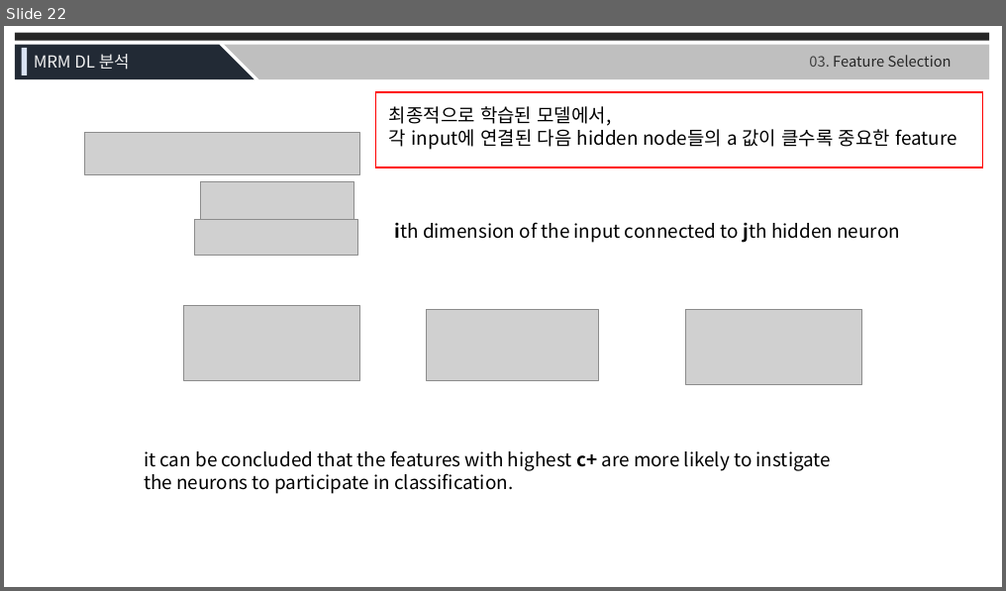
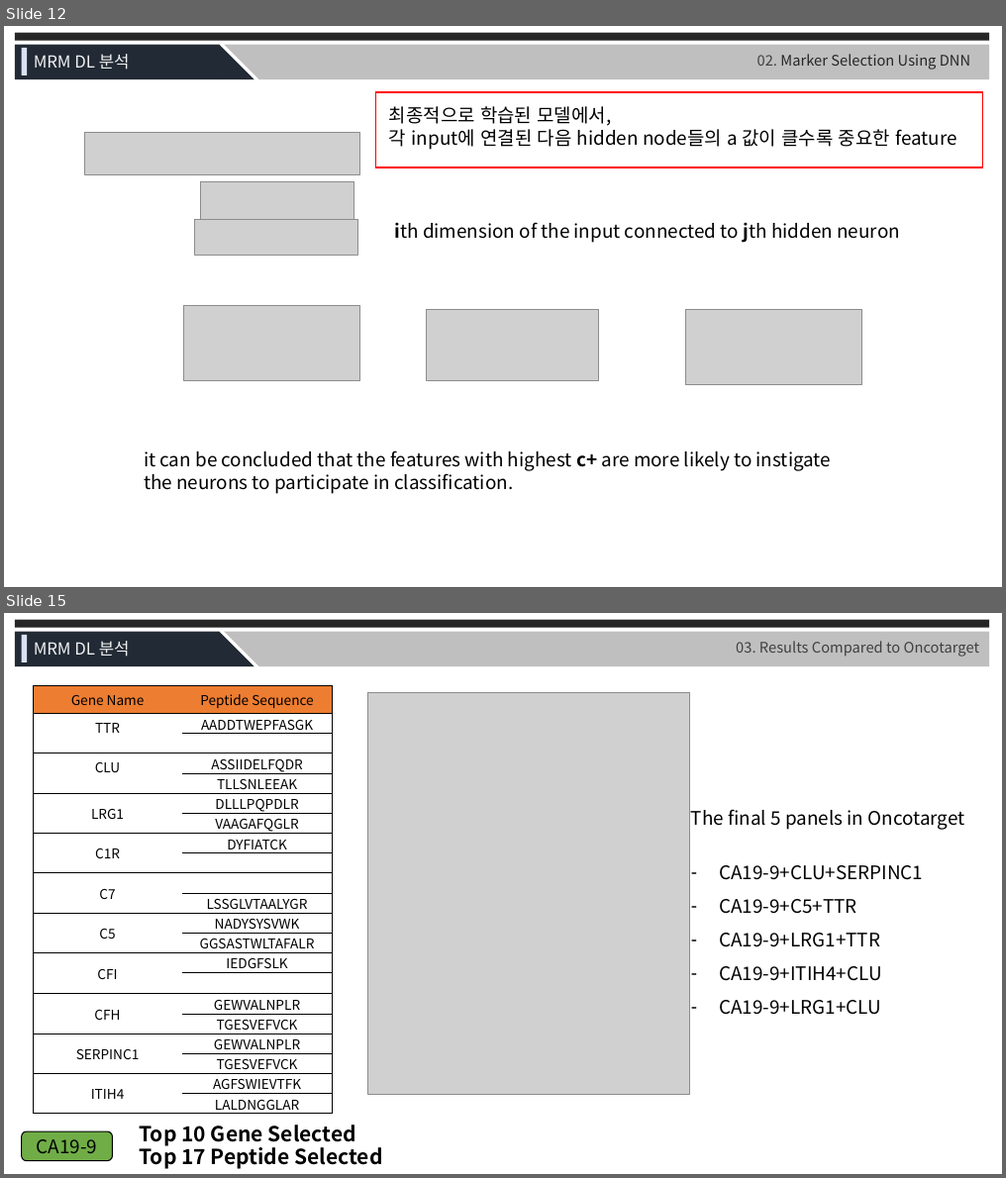
Before and after one commit to JaneeChoi/Biostatistics, a slide deck: MRM/Presentation Slides/MRM_DL_210819.pptx. Shown one above the other, each under a label of ours: slide 22 before the commit, slides 12 and 15 after it; the slides between them are not shown. The pictures are 1006x591 and 1006x1178 pixels, drawn with LibreOffice and Linux fonts; fonts in the diff are those of the drawing; grey boxes stand for pictures. Boxes give left, top, right and bottom in pixels: in the first picture for what was removed or moved away, otherwise in the second. Text is boxed around its words. In the diff, an @@ line names an element or a change of style, - is before the commit and + after.

```diff
--- a/MRM/Presentation Slides/MRM_DL_210819.pptx
+++ b/MRM/Presentation Slides/MRM_DL_210819.pptx
@@ slide 15 added at (x1=4, y1=613, x2=1002, y2=1174), background #FFFFFF @@
@@ rectangle added at (x1=15, y1=620, x2=989, y2=627), fill #262626 @@
@@ rectangle added at (x1=15, y1=632, x2=219, y2=666), fill #222A35 @@
@@ rectangle added at (x1=21, y1=635, x2=27, y2=663), fill #DAE3F3 @@
@@ text added at (x1=34, y1=641, x2=130, y2=657), 16 pt, text #F2F2F2 @@
+MRM DL 분석
@@ right triangle added at (x1=219, y1=632, x2=254, y2=666), fill #222A35 @@
@@ right triangle added at (x1=224, y1=632, x2=259, y2=666), fill #BFBFBF @@
@@ rectangle added at (x1=259, y1=632, x2=989, y2=666), fill #BFBFBF @@
@@ text added at (x1=736, y1=641, x2=979, y2=657), 14 pt, text #404040 @@
+03. Results Compared to Oncotarget
@@ table added at (x1=33, y1=685, x2=332, y2=1118), 21 rows, 2 columns @@
+Gene Name | Peptide Sequence
+TTR | AADDTWEPFASGK
+ | 
+CLU | ASSIIDELFQDR
+ | TLLSNLEEAK
+LRG1 | DLLLPQPDLR
+ | VAAGAFQGLR
+C1R | DYFIATCK
+ | 
+C7 | 
+ | LSSGLVTAALYGR
+C5 | NADYSYSVWK
+ | GGSASTWLTAFALR
+CFI | IEDGFSLK
+ | 
+CFH | GEWVALNPLR
+ | TGESVEFVCK
+SERPINC1 | GEWVALNPLR
+ | TGESVEFVCK
+ITIH4 | AGFSWIEVTFK
+ | LALDNGGLAR
@@ picture added at (x1=368, y1=693, x2=690, y2=1094) @@
@@ text added at (x1=691, y1=809, x2=965, y2=1015), 18 pt, text #000000 @@
+The final 5 panels in Oncotarget
+– CA19-9+CLU+SERPINC1
+– CA19-9+C5+TTR
+– CA19-9+LRG1+TTR
+– CA19-9+ITIH4+CLU
+– CA19-9+LRG1+CLU
@@ rounded rectangle added at (x1=21, y1=1132, x2=112, y2=1161), fill #70AD47, outline #000000 1 pt, 18 pt, text #000000 @@
+CA19-9
@@ text added at (x1=139, y1=1125, x2=382, y2=1169), 20 pt, text #000000, bold @@
+Top 10 Gene Selected
+Top 17 Peptide Selected
@@ what was slide 22 is now slide 12 @@
@@ slide 12 changed as well @@
@@ text added at (x1=757, y1=54, x2=970, y2=70), 14 pt, text #262626 @@
+02. Marker Selection Using DNN
@@ text removed at (x1=809, y1=55, x2=951, y2=67) @@
-03. Feature Selection
```
Also in this commit, not shown: 9 other slides changed, 4 other slides added, 12 slides removed, 7 other files.
